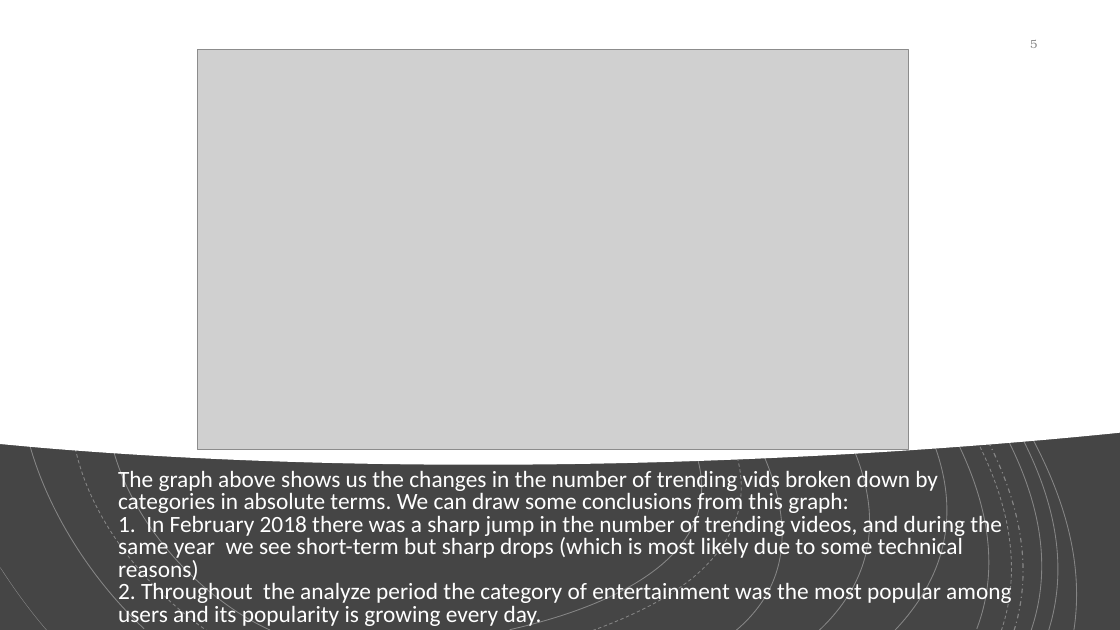
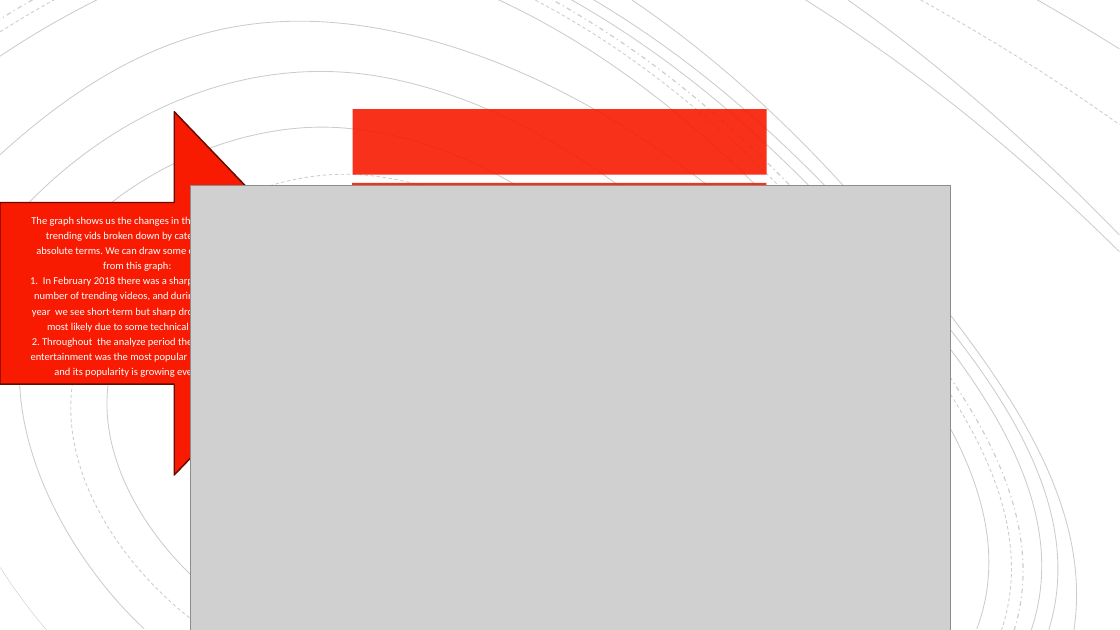
Before and after one commit to marytet/DataAnalystPortfolio, a slide deck: slide 5 of trending_video_analysis/Trending-videos history on YouTube Presentation.pptx. Drawn at 1120x630 pixels with LibreOffice and Linux fonts; fonts in the diff are those of the drawing; grey boxes stand for pictures. Boxes give left, top, right and bottom in pixels: in the first picture for what was removed or moved away, otherwise in the second. Text is boxed around its words. In the diff, an @@ line names an element or a change of style, - is before the commit and + after.

```diff
--- a/trending_video_analysis/Trending-videos history on YouTube Presentation.pptx
+++ b/trending_video_analysis/Trending-videos history on YouTube Presentation.pptx
@@ freeform shape at bbox=[0, 0, 33, 19]: outline #FFFFFF 1 pt dashed to #000000 1 pt dashed @@
@@ rectangle at bbox=[0, 0, 1120, 630]: fill #454545 to #FFFFFF @@
@@ freeform shape removed at bbox=[0, 0, 1120, 465] @@
@@ freeform shape at bbox=[553, 0, 1058, 630]: outline #FFFFFF 1 pt dashed to #000000 1 pt dashed @@
@@ outline #FFFFFF 0.75 pt dashed to #000000 0.75 pt dashed in 4 elements at bbox=[23, 164, 761, 630], bbox=[535, 0, 1049, 630], bbox=[0, 0, 55, 32], bbox=[921, 0, 1120, 125] @@
@@ outline #FFFFFF 0.75 pt to #000000 0.75 pt in 12 elements at bbox=[0, 118, 861, 630], bbox=[61, 185, 739, 630], bbox=[0, 50, 949, 630], bbox=[0, 0, 1019, 630], bbox=[498, 0, 1030, 629], bbox=[0, 0, 97, 56], bbox=[571, 0, 1078, 630], bbox=[594, 0, 1091, 630], bbox=[632, 0, 1095, 630], bbox=[806, 0, 1120, 252], bbox=[849, 0, 1120, 234], bbox=[1038, 0, 1120, 49] @@
@@ page number removed at bbox=[1030, 40, 1037, 48] @@
-5
@@ right arrow added at bbox=[0, 112, 349, 476], fill #F81B02, outline #680B01 1.25 pt @@
@@ rectangle added at bbox=[353, 109, 767, 175], fill #F81B02 at 90% opacity @@
@@ picture: place and size @@
-picture at bbox=[197, 50, 908, 450]
+picture at bbox=[191, 185, 950, 630]
@@ rectangle added at bbox=[352, 183, 766, 488], fill #F81B02 at 90% opacity @@
@@ text "The graph shows us the ..." at bbox=[30, 215, 238, 379]: vertical alignment middle to bottom @@
@@ text at bbox=[30, 215, 238, 379]: text changed; size 20 to 9 pt; text colour #FFFFFF to #FFFEFF @@
-The graph above shows us the changes in the number of trending vids broken down by categories in absolute terms. We can draw some conclusions from this graph:
-1. In February 2018 there was a sharp jump in the number of trending videos, and during the same year we see short-term but sharp drops (which is most likely due to some technical reasons)
-2. Throughout the analyze period the category of entertainment was the most popular among users and its popularity is growing every day.
+The graph shows us the changes in the number of trending vids broken down by categories in absolute terms. We can draw some conclusions from this graph:
+1. In February 2018 there was a sharp jump in the number of trending videos, and during the same year we see short-term but sharp drops (which is most likely due to some technical reasons)
+2. Throughout the analyze period the category of entertainment was the most popular among users and its popularity is growing every day.
@@ freeform shape added at bbox=[1009, 523, 1118, 629], outline #000000 0.75 pt @@
@@ freeform shape at bbox=[0, 568, 46, 630]: outline #FFFFFF 0.38 pt to #000000 0.38 pt @@
@@ freeform shape added at bbox=[1037, 556, 1117, 629], outline #000000 0.75 pt @@
```
Also in this commit, not shown: 7 other slides changed, 1 slide added, 17 other files.
